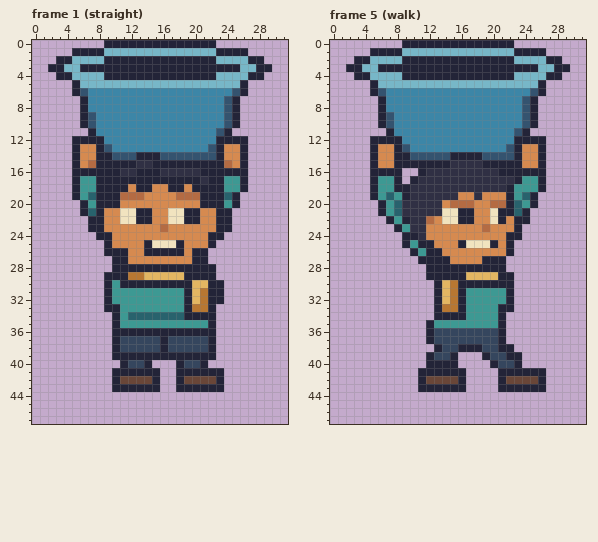
A pixel-art file gets an edit: BillusBucket/Assets/Sources/billu-carry.aseprite. This is how it looked before the edit.
32x48 pixels, 8 frames. Shown: frame 1 (straight), frame 5 (walk). The commit also changed other frames, which this record leaves out.
After the commit:
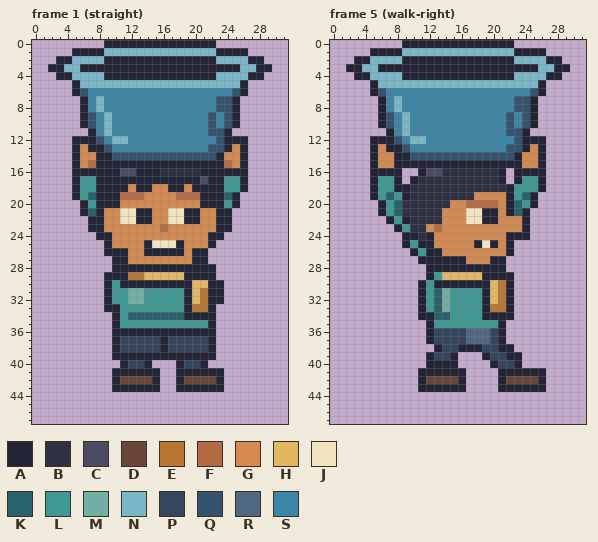
Palette (. is transparent): A #232438  B #303044  C #4e4c62  D #694638  E #b87732  F #b46b43  G #d68a50  H #e3b662  J #f1e3bf  K #28626d  L #3d9993  M #71afa4  N #77b7c8  P #35465e  Q #34536f  R #506784  S #3c86a7
Diff:
--- frame 1 (straight)
@@ x 5..26 @@
  6 AQSSSSSSSSSSSSSSSSSSQA
- 7 .ASSSSSSSSSSSSSSSSSQA.
- 8 .ASSSSSSSSSSSSSSSSSQA.
- 9 .AQSSSSSSSSSSSSSSSSQA.
-10 .AQSSSSSSSSSSSSSSSSQA.
-11 ..ASSSSSSSSSSSSSSSQA..
-12 AAAASSSSSSSSSSSSSSAAAA
-13 AGGAQSSSSSSSSSSSSQAGGA
-14 AGGAAQQQAAAQQQQQQQAGGA
-15 AGFAAAAABBAAAAAAAAAFGA
-16 AAAAAABBAAABBBBBAAAAAA
-17 ALLAAAAAAAAAAAAABAALLA
+ 7 .ASNSSSSSSSSSSSSSSQQA.
+ 8 .ASNSSSSSSSSSSSSSSQQA.
+ 9 .AQSNSSSSSSSSSSSSQSQA.
+10 .AQSNSSSSSSSSSSSSQSQA.
+11 ..ASNSSSSSSSSSSSSQQA..
+12 AAAQSNNSSSSSSSSSSSQAAA
+13 AGAAQSSSSSSSSSSSSQQAGA
+14 AGGAAQQQQQQQQQQQQQAGGA
+15 AGFAAAAAAAAAAAAAAAAFGA
+16 AAAAAACCAAABBBBBAAAAAA
+17 ALLAAAAAAAAAAAAACAALLA
 18 ALLAAAAGAAGGAAGAAAALLA
@@ x 10..15 @@
 30 LAAAAA
-31 LLLLLL
-32 LLLLLL
+31 LLMMLL
+32 LLMMLL
 33 ALLLLL
--- frame 5 (walk-right)
@@ x 5..26 @@
  6 AQSSSSSSSSSSSSSSSSSSQA
- 7 .ASSSSSSSSSSSSSSSSSQA.
- 8 .ASSSSSSSSSSSSSSSSSQA.
- 9 .AQSSSSSSSSSSSSSSSSQA.
-10 .AQSSSSSSSSSSSSSSSSQA.
-11 ..ASSSSSSSSSSSSSSSQA..
-12 AAAASSSSSSSSSSSSSSAAAA
-13 AGGAQSSSSSSSSSSSSQAGGA
-14 AGGAAQQQQQAAAAQQQQAGGA
-15 AGGAAAAAAABBBBAAAAAGGA
-16 AAAA..ABBBBBBBBBAAAAAA
-17 ALLA.ABBBBBBBBBBBBALLA
+ 7 .ASNSSSSSSSSSSSSSSQQA.
+ 8 .ASNSSSSSSSSSSSSSSQQA.
+ 9 .AQSNSSSSSSSSSSSSQSQA.
+10 .AQSNSSSSSSSSSSSSQSQA.
+11 ..ASNSSSSSSSSSSSSQQA..
+12 AAAQSNNSSSSSSSSSSSQAAA
+13 AGAAQSSSSSSSSSSSSQQAGA
+14 AGGAAQQQQQQQQQQQQQAGGA
+15 AGGAAAAAAAAAAAAAAAAGGA
+16 AAAA..ACCBBBBBBBA.AAAA
+17 ALLA.ABBBBBBBBBBA.ALLA
 18 ALLAABBBBBBBBBBBBALLLA
-19 ALKLABBBBBBGGBGGGALKA.
-20 .ALKBBBBBGFFFGGFFAKLA.
-21 .ALKBBBBBJJAAGGJAAKA..
-22 ..ALABBFGJJAAGGJAGAA..
-23 ...ALBBGGGGGGGFGGGA...
-24 ....AABGGGGGGGGGGAA...
-25 ....ALAAGGGAJJJAGA....
+19 ALKLABBBBBBBBGGGGALKA.
+20 .ALKBBBBBBGGFFFFGAKLA.
+21 .ALKBBBBBGGGJJAAGAKA..
+22 ..ALABBBBGGGJJAAGGGA..
+23 ...ALBBGFGGGGGGGGGGA..
+24 ....AABAGGGGGGGGGAAA..
+25 ....ALAAGGGGGAJAGA....
 26 .....ALAAGGGGGGGGA....
-27 ......AAAAGGGGAAA.....
+27 ......AAAAAAGGGAA.....
 28 .......AAAAAAAAAA.....
-29 .......AAAAAHHHHAA....
-30 ........AHEAAAAAAA....
-31 ........AHEALLLLLA....
-32 ........AHEALLLLLA....
-33 ........AEEALLLLAA....
-34 ........AAAALLLLA.....
+29 .......ALHHHHHAAAA....
+30 ......ALAAAAAAAHEA....
+31 ......ALKMLLLLAHEA....
+32 ......ALKMLLLLAHEA....
+33 ......ALKMLLLLAEEA....
+34 ......AAKKLLLLAAAA....
 35 .......ALLLLLLLLA.....
-36 .......APPPPPPPPA.....
-37 .......APPPPPPPPA.....
+36 .......APPPPRRRPA.....
+37 .......APPPPRRRPA.....
 38 ........APPAAAPPAA....
